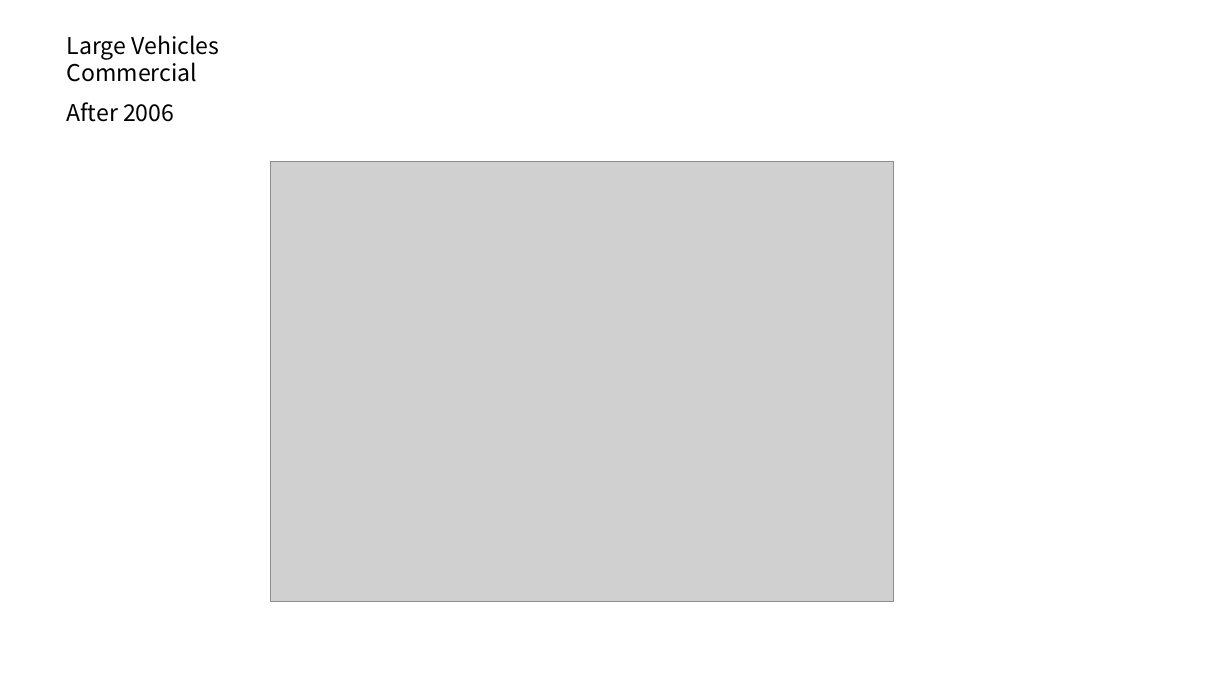
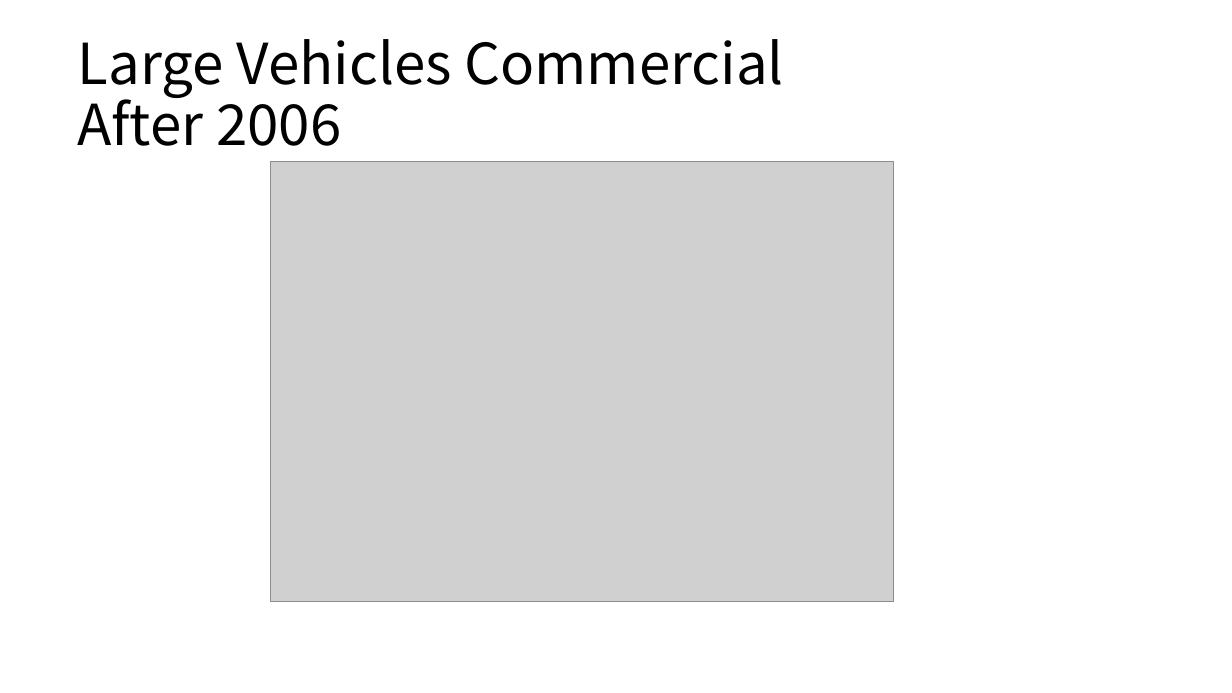
Before and after one commit to Usmankhujaev/KoreanCarPlateGenerator, a slide deck: slide 7 of Lisence_Format.pptx. Drawn at 1232x693 pixels with LibreOffice and Linux fonts; fonts in the diff are those of the drawing; grey boxes stand for pictures. Boxes give left, top, right and bottom in pixels: in the first picture for what was removed or moved away, otherwise in the second. Text is boxed around its words. In the diff, an @@ line names an element or a change of style, - is before the commit and + after.

```diff
--- a/Lisence_Format.pptx
+++ b/Lisence_Format.pptx
@@ text removed at bbox=[67, 35, 219, 82] @@
-Large Vehicles Commercial
@@ title added at bbox=[78, 39, 784, 146], 44 pt, text #000000 @@
+Large Vehicles Commercial
+After 2006
@@ text removed at bbox=[67, 102, 174, 122] @@
-After 2006
```
Also in this commit, not shown: 2 other slides changed, 1 other file.
